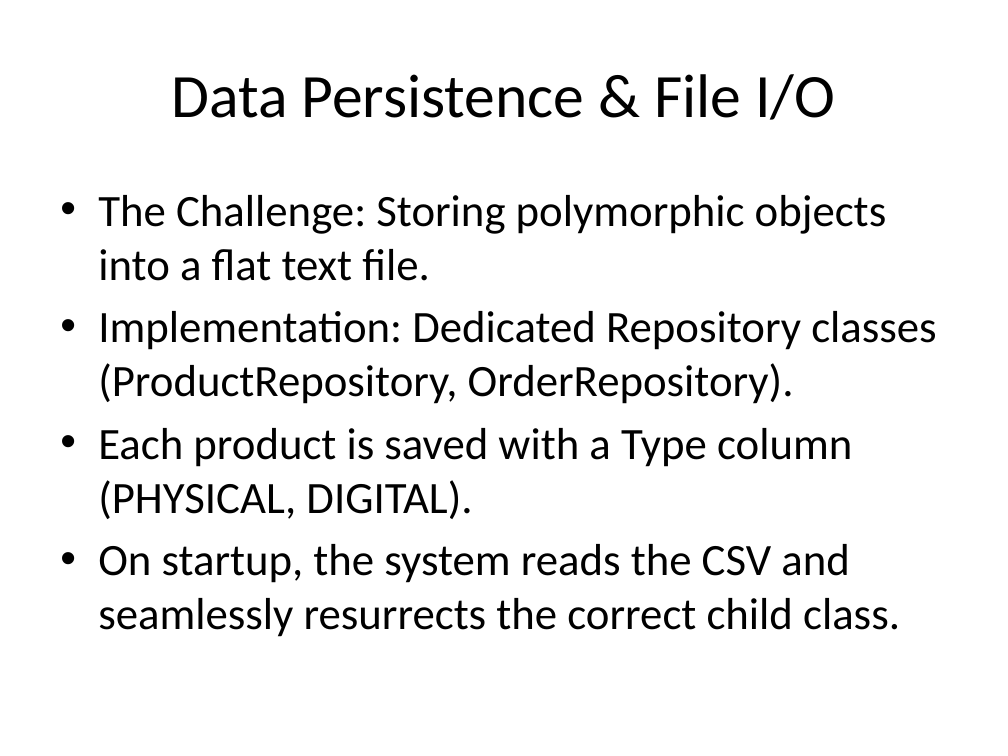
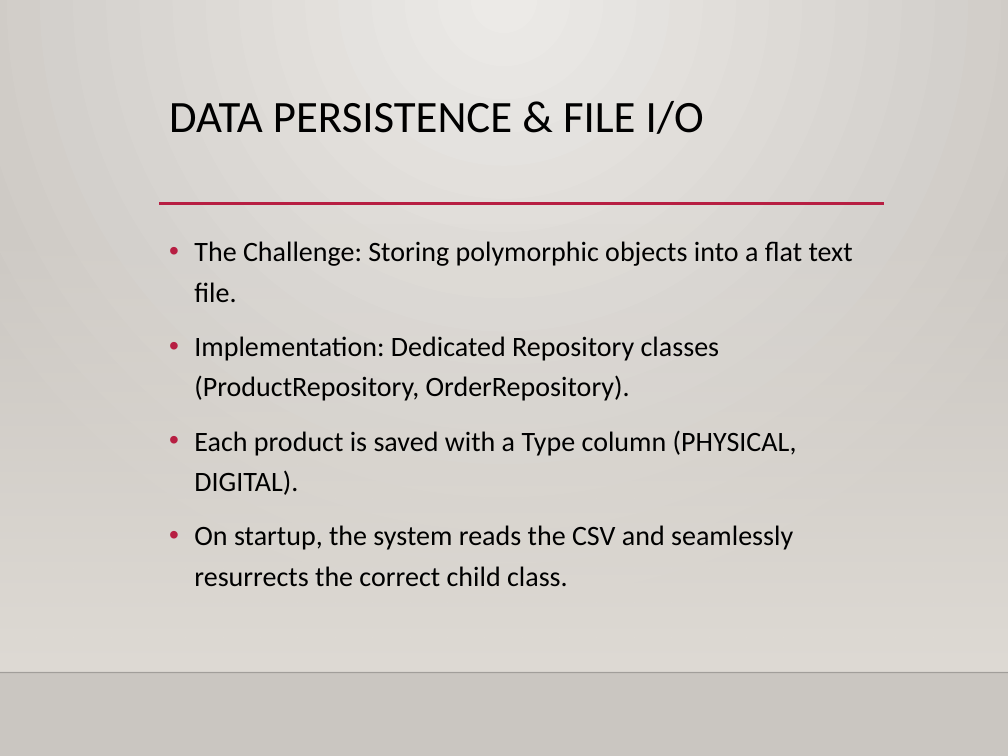
Before and after one commit to revanthkumarreddy-35/E-commerce-Product-Catalog-Hierarchy, a slide deck: slide 5 of Ecommerce_Presentation.pptx. Drawn at 1008x756 pixels with LibreOffice and Linux fonts; fonts in the diff are those of the drawing; background and template pictures are left out. Boxes give left, top, right and bottom in pixels: in the first picture for what was removed or moved away, otherwise in the second. Text is boxed around its words. In the diff, an @@ line names an element or a change of style, - is before the commit and + after.

```diff
--- a/Ecommerce_Presentation.pptx
+++ b/Ecommerce_Presentation.pptx
@@ background #FFFFFF to gradient #ECEAE7 to #CAC7C1 @@
@@ title "DATA PERSISTENCE & FILE I/O" at <box>169,101,704,134</box>: vertical alignment middle to top @@
@@ title at <box>169,101,704,134</box>: text changed; size 44 to 32 pt @@
-Data Persistence & File I/O
+DATA PERSISTENCE & FILE I/O
@@ line added from (159, 204) to (884, 204), #B71E42 2.5 pt @@
@@ rectangle added at <box>0,222,1008,671</box>, fill gradient #DFDBD5 @@
@@ text "The Challenge: Storing polymorphic objects ...": place and size @@
-text "The Challenge: Storing polymorphic objects ..." at <box>98,195,936,637</box>
+text "The Challenge: Storing polymorphic objects ..." at <box>194,241,853,586</box>
@@ text "The Challenge: Storing polymorphic objects ..." at <box>194,241,853,586</box>: size 32 to 20 pt; indent changed; line spacing 1 to 1.2; more space between paragraphs @@
@@ line added from (0, 672) to (1008, 672), #000001 1 pt @@
```
Also in this commit, not shown: 7 other slides changed, 2 other files.
